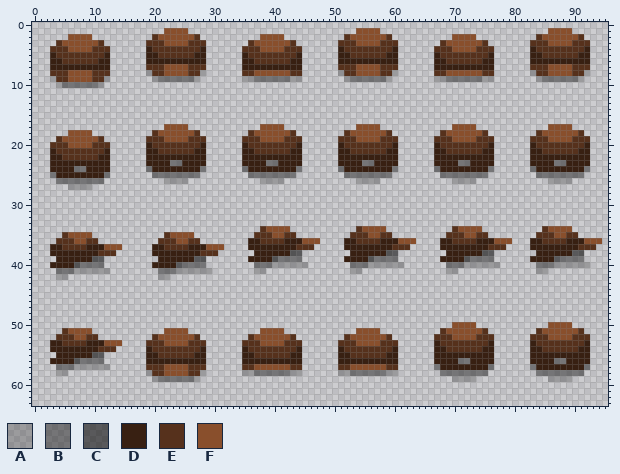
File history of a sprite sheet, Assets/Images/Sprite/Character/Hair_6.png. That is the earlier state.
The file is 96x64 pixels.
Palette (. is transparent): A #0000003e  B #0000006d  C #00000090  D #382012  E #56311c  F #894f2c
Pixels before (only the part around the change), first column x 22:
27 ................................................................
28 ................................................................
29 ................................................................
30 ................................................................
31 ................................................................
32 ................................................................
33 ................................................................
34 ................EFFFF...........EFFFF...........EFFFF..........E
35 EFFFF..........EEEFFEE.........EEEFFEE.........EEEFFEE........EE
36 EEFFEE........DDEEEEDDDFFF....DDEEEEDDDFFF....DDEEEEDDDFFF...DDE
37 EEEEDDDFFF....DDDDDDDDEEE.....DDDDDDDDEEE.....DDDDDDDDEEE....DDD
38 DDDDDDEEE......DDDDDDCC........DDDDDDCC........DDDDDDCC.......DD
39 DDDDDCC.......DDDDCBBBB.......DDDDCBBBB.......DDDDCBBBB......DDD
40 DDCBBBB........BBBAAAAAA.......BBBAAAAAA.......BBBAAAAAA......BB
41 BBAAAAAA.......AA..............AA..............AA.............AA
42 A...............................................................
43 ................................................................
44 ................................................................
45 ................................................................
The same view after the edit:
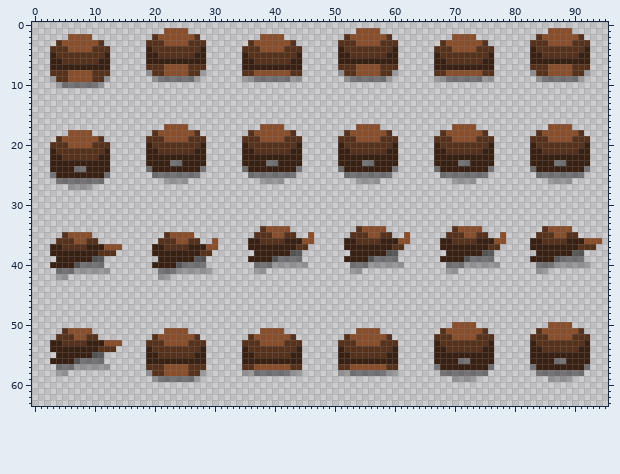
Changes in this commit:
Changed rows in their new state; - is an unchanged pixel.
first column x 30:
35 ----------------F---------------F---------------F-
36 F----------------.---------------.---------------.
37 -.--------------.---------------.---------------.-
38 .-------------------------------------------------
Boxes around the changes in both pictures, in picture pixels (x1, y1, x2, y2):
changed: (308, 232, 320, 250)
changed: (404, 232, 416, 250)
changed: (500, 232, 512, 250)
changed: (212, 238, 224, 256)
